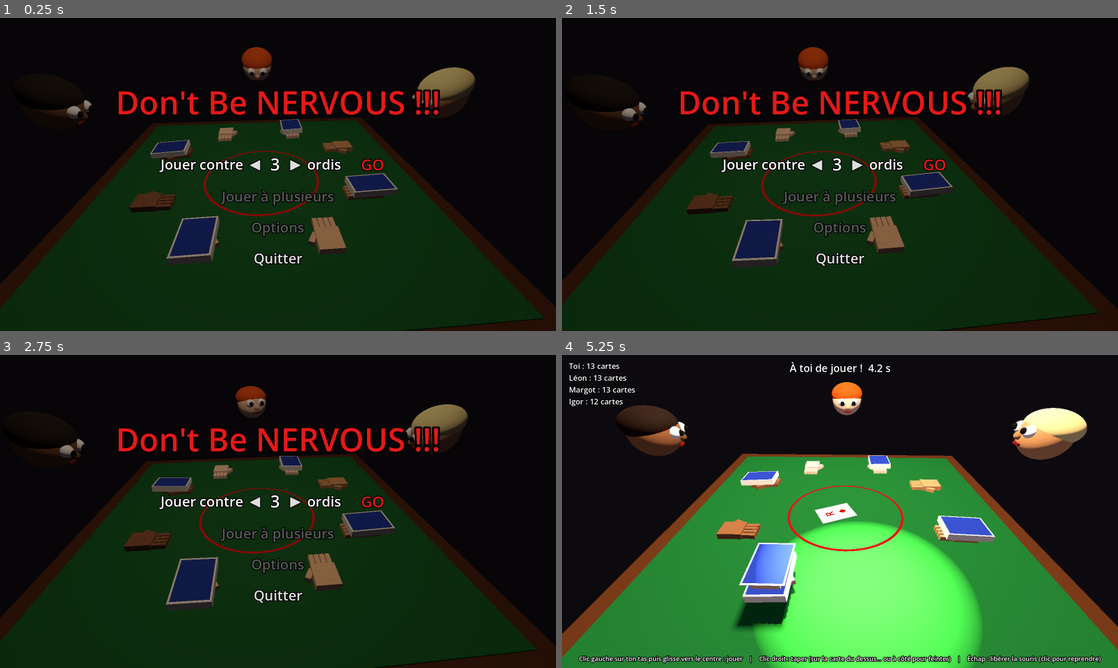
Above: before the commit, frames 1-4 (two rows, left to right).
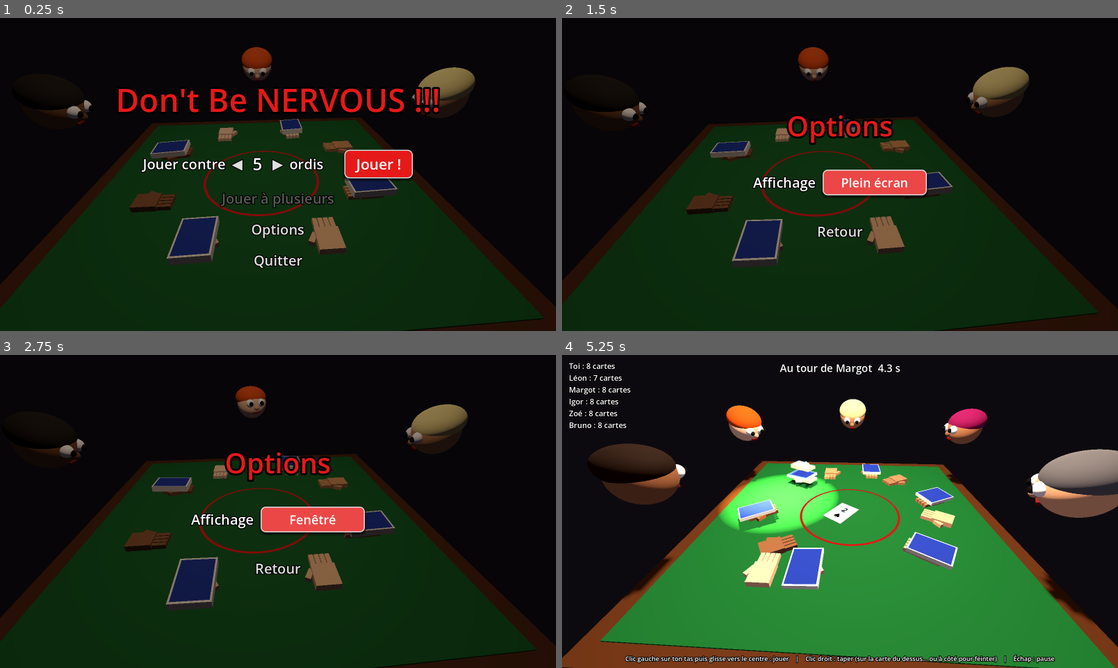
Above: after the commit, the same moments.

Repository: prenouil/Nervous
Game: Godot game, scene res://scenes/menu.tscn
The game is run twice, just before and just after one commit, with the same random seed, the same clock (stepped at 60 frames per second) and the same inputs.
Inputs (mouse positions are in pixels of both pictures, inside the frame that each line leads up to):
- Up to frame 1 (0.25 s): no input
- Up to frame 2 (1.5 s): click (840, 230) at 0.5 s, where only the run after the commit has a clickable "Options"; click (873, 183) at 1.25 s, where only the run after the commit has a clickable "Fenêtré"
- Up to frame 3 (2.75 s): click (311, 520) at 2 s, where only the run after the commit has a clickable "Plein écran"
- Up to frame 4 (5.25 s): click (840, 567) at 2.75 s, where only the run after the commit has a clickable "Retour"; click "GO" (after the commit: "Jouer !") at 3.5 s; tap Enter at 4.25 s; move the mouse to (867, 511) at 4.27 s; tap M at 4.35, 5.1 s; click (867, 511) at 4.42 s; move the mouse to (812, 511) at 5.02 s; click (812, 511) at 5.17 s

The runs differ from the first frame. In frame 1, 4.3% of the frame differs, in the area x 21-80%, y 22-80%; in frame 2, 6.4%; in frame 3, 6.4%; in frame 4, 44%, in the area x 0-100%, y 2-100%.

Commit message:
Menu : bouton Jouer !, 5 ordis par défaut, écran Options (plein écran) ; pause en jeu ; nouveau cri NERVOUS masculin
Co-Authored-By: Claude Opus 5.5 <noreply@anthropic.com>

Diff:
--- a/project.godot
+++ b/project.godot
@@ -14,12 +14,10 @@
 run/main_scene="res://scenes/menu.tscn"
 config/features=PackedStringArray("4.7", "Forward Plus")
 
-[audio]
-
-general/text_to_speech=true
 
 [autoload]
 
+Settings="*res://scripts/settings.gd"
 Music="*res://scripts/music.gd"
 
 [display]
--- a/scripts/main.gd
+++ b/scripts/main.gd
@@ -8,7 +8,7 @@
 const Cards = preload("res://scripts/cards.gd")
 const Table = preload("res://scripts/table.gd")
 
-const DEFAULT_BOTS := 3
+const DEFAULT_BOTS := 5
 const MAX_PLAYERS := 6
 const HUMAN := 0
 const NAMES := ["Toi", "Léon", "Margot", "Igor", "Zoé", "Bruno"]
@@ -92,6 +92,7 @@
 var _bot_hand_goal: Array[Vector3] = []  # position annoncée par le serveur pour la main droite des autres joueurs
 var hud_nervous: Label
 var hud_speed: Label
+var _pause_layer: CanvasLayer
 
 var _camera_pos := Vector3.ZERO
 var _camera_base := Basis()
@@ -419,9 +420,10 @@
 	hud_speed.add_theme_constant_override("outline_size", 20)
 	hud_speed.text = "La partie s'accélère !"
 	hud_speed.visible = false
+	_build_pause_menu()
 	var help := _hud_label(layer, 18, Control.PRESET_BOTTOM_WIDE, HORIZONTAL_ALIGNMENT_CENTER)
 	help.offset_top = -40
-	help.text = "Clic gauche sur ton tas puis glisse vers le centre : jouer    |    Clic droit : taper (sur la carte du dessus… ou à côté pour feinter)    |    Échap : libérer la souris (clic pour reprendre)"
+	help.text = "Clic gauche sur ton tas puis glisse vers le centre : jouer    |    Clic droit : taper (sur la carte du dessus… ou à côté pour feinter)    |    Échap : pause"
 
 
 func _hud_label(layer: CanvasLayer, size: int, preset: Control.LayoutPreset, align: HorizontalAlignment) -> Label:
@@ -641,8 +643,6 @@
 			get_tree().change_scene_to_file("res://scenes/menu.tscn")
 		elif event.keycode == KEY_R and _game_over:
 			get_tree().reload_current_scene()
-		elif event.keycode == KEY_ESCAPE:
-			Input.mouse_mode = Input.MOUSE_MODE_VISIBLE
 
 
 func _try_grab() -> void:
@@ -1224,7 +1224,6 @@
 
 # Fin de partie : on coupe tous les effets visuels et sonores en cours.
 func _stop_effects() -> void:
-	DisplayServer.tts_stop()
 	for buzz in _buzz_players:
 		buzz.stop()
 	_trauma = 0.0
@@ -1250,20 +1249,76 @@
 	player.play()
 
 
-# Cri « Nervouuuus !!! » : voix de synthèse du système si possible (anglaise de préférence,
-# lente et aiguë), sinon le cri synthétisé de secours.
+# Cri de terreur masculin, court : « AAAH ! ».
 func _shout_nervous() -> void:
-	var voices := DisplayServer.tts_get_voices_for_language("en")
-	if voices.is_empty():
-		voices = DisplayServer.tts_get_voices()
-	if voices.is_empty():
-		_play_ui_sound("nervous_cry", -2.0, 1.3)  # accéléré : cri plus court
-		return
-	DisplayServer.tts_stop()
-	DisplayServer.tts_speak("Nervous!", voices[0], 100, 1.6, 0.8)
+	_play_ui_sound("nervous_cry", -2.0)
 
 
 # Nouvelle manche plus rapide : grosse annonce au centre de l'écran.
 func _on_speed_changed(level: int) -> void:
 	hud_speed.text = "La partie s'accélère !\nNiveau %d" % (level + 1)
 	_show_banner(hud_speed)
+
+
+# --- Pause ----------------------------------------------------------------------------
+
+# Reçoit Échap même quand le jeu est en pause (le reste de la scène est alors figé).
+class PauseInput extends Node:
+	var on_escape: Callable
+
+	func _unhandled_input(event: InputEvent) -> void:
+		if event is InputEventKey and event.pressed and not event.echo and event.keycode == KEY_ESCAPE:
+			on_escape.call()
+			get_viewport().set_input_as_handled()
+
+
+func _build_pause_menu() -> void:
+	_pause_layer = CanvasLayer.new()
+	_pause_layer.layer = 10
+	_pause_layer.process_mode = Node.PROCESS_MODE_ALWAYS
+	_pause_layer.visible = false
+	add_child(_pause_layer)
+	var shade := ColorRect.new()
+	shade.color = Color(0, 0, 0, 0.6)
+	_pause_layer.add_child(shade)
+	shade.set_anchors_and_offsets_preset(Control.PRESET_FULL_RECT)
+	var center := CenterContainer.new()
+	_pause_layer.add_child(center)
+	center.set_anchors_and_offsets_preset(Control.PRESET_FULL_RECT)
+	var column := VBoxContainer.new()
+	column.add_theme_constant_override("separation", 24)
+	center.add_child(column)
+	var title := Label.new()
+	title.text = "Pause"
+	title.horizontal_alignment = HORIZONTAL_ALIGNMENT_CENTER
+	title.add_theme_font_size_override("font_size", 80)
+	title.add_theme_color_override("font_color", WARNING_RED)
+	title.add_theme_color_override("font_outline_color", Color.BLACK)
+	title.add_theme_constant_override("outline_size", 18)
+	column.add_child(title)
+	for entry in [["Continuer", func(): _set_paused(false)], ["Revenir au menu", _back_to_menu]]:
+		var button := Button.new()
+		button.text = entry[0]
+		button.flat = true
+		button.focus_mode = Control.FOCUS_NONE
+		button.add_theme_font_size_override("font_size", 40)
+		button.add_theme_color_override("font_outline_color", Color.BLACK)
+		button.add_theme_constant_override("outline_size", 10)
+		button.add_theme_color_override("font_hover_color", WARNING_RED)
+		button.pressed.connect(entry[1])
+		column.add_child(button)
+	var input := PauseInput.new()
+	input.process_mode = Node.PROCESS_MODE_ALWAYS
+	input.on_escape = func(): _set_paused(not get_tree().paused)
+	add_child(input)
+
+
+func _set_paused(paused: bool) -> void:
+	get_tree().paused = paused
+	_pause_layer.visible = paused
+	Input.mouse_mode = Input.MOUSE_MODE_VISIBLE if paused else Input.MOUSE_MODE_CAPTURED
+
+
+func _back_to_menu() -> void:
+	get_tree().paused = false
+	get_tree().change_scene_to_file("res://scenes/menu.tscn")
--- a/scripts/menu.gd
+++ b/scripts/menu.gd
@@ -9,6 +9,9 @@
 
 var _bot_label: Label
 var _bot_suffix: Label
+var _main_screen: VBoxContainer
+var _options_screen: VBoxContainer
+var _display_button: Button
 
 
 func _ready() -> void:
@@ -33,19 +36,22 @@
 	layer.add_child(center)
 	center.set_anchors_and_offsets_preset(Control.PRESET_FULL_RECT)
 
-	var column := VBoxContainer.new()
-	column.alignment = BoxContainer.ALIGNMENT_CENTER
-	column.add_theme_constant_override("separation", 26)
-	center.add_child(column)
+	var screens := VBoxContainer.new()
+	center.add_child(screens)
+	_main_screen = _build_main_screen()
+	screens.add_child(_main_screen)
+	_options_screen = _build_options_screen()
+	_options_screen.visible = false
+	screens.add_child(_options_screen)
+	_change_bots(0)
 
-	var title := _label("Don't Be NERVOUS !!!", 92)
-	title.add_theme_color_override("font_color", TITLE_RED)
-	title.add_theme_constant_override("outline_size", 22)
-	title.horizontal_alignment = HORIZONTAL_ALIGNMENT_CENTER
-	column.add_child(title)
+
+func _build_main_screen() -> VBoxContainer:
+	var column := _column()
+	column.add_child(_title("Don't Be NERVOUS !!!", 92))
 	column.add_child(_spacer(30))
 
-	# « Jouer contre ◀ 3 ▶ ordis   GO »
+	# « Jouer contre ◀ 5 ▶ ordis   [Jouer !] »
 	var row := HBoxContainer.new()
 	row.alignment = BoxContainer.ALIGNMENT_CENTER
 	row.add_theme_constant_override("separation", 14)
@@ -60,15 +66,46 @@
 	_bot_suffix = _label("", 40)
 	_bot_suffix.custom_minimum_size.x = 110
 	row.add_child(_bot_suffix)
-	var go := _button("GO", 44, _start_game)
-	go.add_theme_color_override("font_color", TITLE_RED)
-	go.custom_minimum_size.x = 130
-	row.add_child(go)
+	row.add_child(_spacer(0, 20))
+	row.add_child(_solid_button("Jouer !", 42, _start_game))
 
 	column.add_child(_menu_entry(_button("Jouer à plusieurs", 40, Callable()), true))
-	column.add_child(_menu_entry(_button("Options", 40, Callable()), true))
+	column.add_child(_menu_entry(_button("Options", 40, func(): _show_options(true)), false))
 	column.add_child(_menu_entry(_button("Quitter", 40, func(): get_tree().quit()), false))
-	_change_bots(0)
+	return column
+
+
+# Options : une seule pour l'instant, fenêtré ou plein écran (mémorisée entre deux lancements).
+func _build_options_screen() -> VBoxContainer:
+	var column := _column()
+	column.add_child(_title("Options", 80))
+	column.add_child(_spacer(20))
+	var row := HBoxContainer.new()
+	row.alignment = BoxContainer.ALIGNMENT_CENTER
+	row.add_theme_constant_override("separation", 20)
+	row.add_child(_label("Affichage", 40))
+	_display_button = _solid_button("", 36, _toggle_fullscreen)
+	_display_button.custom_minimum_size.x = 300
+	row.add_child(_display_button)
+	column.add_child(row)
+	column.add_child(_spacer(20))
+	column.add_child(_menu_entry(_button("Retour", 40, func(): _show_options(false)), false))
+	_refresh_display_button()
+	return column
+
+
+func _show_options(show: bool) -> void:
+	_main_screen.visible = not show
+	_options_screen.visible = show
+
+
+func _toggle_fullscreen() -> void:
+	Settings.set_fullscreen(not Settings.fullscreen)
+	_refresh_display_button()
+
+
+func _refresh_display_button() -> void:
+	_display_button.text = "Plein écran" if Settings.fullscreen else "Fenêtré"
 
 
 func _change_bots(step: int) -> void:
@@ -112,7 +149,48 @@
 	return button
 
 
-func _spacer(height: int) -> Control:
+func _spacer(height: int, width := 0) -> Control:
 	var spacer := Control.new()
-	spacer.custom_minimum_size.y = height
+	spacer.custom_minimum_size = Vector2(width, height)
 	return spacer
+
+
+func _column() -> VBoxContainer:
+	var column := VBoxContainer.new()
+	column.alignment = BoxContainer.ALIGNMENT_CENTER
+	column.add_theme_constant_override("separation", 26)
+	return column
+
+
+func _title(text: String, size: int) -> Label:
+	var title := _label(text, size)
+	title.add_theme_color_override("font_color", TITLE_RED)
+	title.add_theme_constant_override("outline_size", 22)
+	title.horizontal_alignment = HORIZONTAL_ALIGNMENT_CENTER
+	return title
+
+
+# Vrai bouton plein (fond rouge arrondi, plus clair au survol, plus sombre au clic).
+func _solid_button(text: String, size: int, action: Callable) -> Button:
+	var button := Button.new()
+	button.text = text
+	button.focus_mode = Control.FOCUS_NONE
+	button.add_theme_font_size_override("font_size", size)
+	button.add_theme_color_override("font_color", Color.WHITE)
+	button.add_theme_color_override("font_hover_color", Color.WHITE)
+	button.add_theme_color_override("font_pressed_color", Color(1, 1, 1, 0.8))
+	for state in [["normal", TITLE_RED], ["hover", TITLE_RED.lightened(0.2)], ["pressed", TITLE_RED.darkened(0.3)]]:
+		var style := StyleBoxFlat.new()
+		style.bg_color = state[1]
+		style.set_corner_radius_all(14)
+		style.set_content_margin_all(12)
+		style.content_margin_left = 34
+		style.content_margin_right = 34
+		style.border_color = Color(1, 1, 1, 0.85)
+		style.set_border_width_all(3)
+		style.shadow_color = Color(0, 0, 0, 0.6)
+		style.shadow_size = 6
+		style.shadow_offset = Vector2(0, 4)
+		button.add_theme_stylebox_override(state[0], style)
+	button.pressed.connect(action)
+	return button
--- a/scripts/music.gd
+++ b/scripts/music.gd
@@ -7,6 +7,7 @@
 
 
 func _ready() -> void:
+	process_mode = Node.PROCESS_MODE_ALWAYS  # continue pendant la pause
 	if not ResourceLoader.exists(MUSIC_PATH):
 		return
 	stream = load(MUSIC_PATH)
--- /dev/null
+++ b/scripts/settings.gd
@@ -0,0 +1,27 @@
+# Réglages du joueur, chargés au lancement (autoload) et mémorisés entre deux sessions.
+extends Node
+
+const SETTINGS_PATH := "user://settings.cfg"
+
+var fullscreen := false
+
+
+func _ready() -> void:
+	var config := ConfigFile.new()
+	if config.load(SETTINGS_PATH) == OK:
+		fullscreen = config.get_value("display", "fullscreen", false)
+	_apply()
+
+
+func set_fullscreen(value: bool) -> void:
+	fullscreen = value
+	_apply()
+	var config := ConfigFile.new()
+	config.set_value("display", "fullscreen", fullscreen)
+	config.save(SETTINGS_PATH)
+
+
+func _apply() -> void:
+	if DisplayServer.get_name() == "headless":
+		return
+	DisplayServer.window_set_mode(DisplayServer.WINDOW_MODE_FULLSCREEN if fullscreen else DisplayServer.WINDOW_MODE_WINDOWED)
--- a/tools/generate_sounds.gd
+++ b/tools/generate_sounds.gd
@@ -234,30 +234,52 @@
 	return out
 
 
-# Cri de secours (si aucune voix de synthèse n'est disponible) : « nèèr-vouuuuuus ! »,
-# voix aiguë qui monte sur le « ou » puis retombe, avec un « s » soufflé à la fin.
+# Cri de terreur masculin, court : « AAAH ! ». Voix d'homme qui part très haut dans l'aigu,
+# rauque et instable (tremblements, à-coups), sur la voyelle « a », puis se brise vers le grave.
 func _nervous_cry() -> PackedFloat32Array:
-	var duration := 1.7
+	var duration := 0.8
 	var out := _buffer(duration)
-	var phase := 0.0
-	var f1 := _lowpass(500.0)
-	var f2 := _lowpass(500.0)
-	var hiss := _lowpass(7000.0)
-	for i in out.size():
-		var t := float(i) / RATE
-		var pitch := 260.0 + 140.0 * sin(PI * clampf((t - 0.25) / 1.2, 0.0, 1.0))
-		pitch *= 1.0 + 0.03 * sin(TAU * 6.0 * t)
-		phase += pitch / RATE
+	var formants := [_resonator(780.0, 110.0), _resonator(1250.0, 140.0), _resonator(2600.0, 220.0)]
+	var formant_gains := [1.0, 0.7, 0.35]
+	var breath := _lowpass(4000.0)
+	var phase := 0.0
+	var jitter := 0.0
+	for i in out.size():
+		var t := float(i) / RATE
+		var u := t / duration
+		# Hauteur : attaque qui monte en flèche (≈ 180 → 420 Hz), tient, puis se brise.
+		var pitch := 180.0 + 240.0 * minf(t / 0.06, 1.0)
+		if u > 0.7:
+			pitch *= 1.0 - 0.45 * (u - 0.7) / 0.3
+		pitch *= 1.0 + 0.035 * sin(TAU * 9.0 * t)  # tremblement de peur
+		if i % 120 == 0:
+			jitter = rng.randf_range(-0.04, 0.04)  # voix instable
+		phase += pitch * (1.0 + jitter) / RATE
+		# Source rauque : impulsion glottale (dent de scie) + sous-harmonique + souffle.
 		var saw := 2.0 * fposmod(phase, 1.0) - 1.0
-		# « nèr » : son plus ouvert (formant plus aigu) ; « vouuu » : son fermé et sombre.
-		var openness := 1.0 if t < 0.25 else 0.35
-		var voiced := f2.call(f1.call(saw)) as float
-		var bright := saw * 0.15 * openness
-		var env := minf(t / 0.03, 1.0) * (1.0 if t < 1.35 else maxf(0.0, 1.0 - (t - 1.35) / 0.15))
-		var noise := rng.randf_range(-1.0, 1.0)
-		var s := (noise - (hiss.call(noise) as float)) * (1.0 if t > 1.4 and t < 1.65 else 0.0) * 0.6
-		out[i] = (voiced * 2.2 + bright) * env + s
-	return out
+		var sub := 0.35 * (2.0 * fposmod(phase * 0.5, 1.0) - 1.0)
+		var noise := (breath.call(rng.randf_range(-1.0, 1.0)) as float) * 0.5
+		var source := saw + sub + noise
+		var voice := 0.0
+		for k in formants.size():
+			voice += (formants[k].call(source) as float) * formant_gains[k]
+		var env := minf(t / 0.015, 1.0) * (1.0 if u < 0.75 else maxf(0.0, 1.0 - (u - 0.75) / 0.25))
+		out[i] = tanh(voice * 3.0) * env  # légère saturation : cri à pleins poumons
+	return out
+
+
+# Résonateur (filtre passe-bande à deux pôles) : imite un formant de la voix.
+func _resonator(freq: float, bandwidth: float) -> Callable:
+	var r := exp(-PI * bandwidth / RATE)
+	var a1 := 2.0 * r * cos(TAU * freq / RATE)
+	var a2 := -r * r
+	var gain := 1.0 - r
+	var state := [0.0, 0.0]
+	return func(x: float) -> float:
+		var y: float = gain * x + a1 * state[0] + a2 * state[1]
+		state[1] = state[0]
+		state[0] = y
+		return y
 
 
 # Musique du jeu en boucle (2 minutes, composition originale) : enjouée et sautillante,
Not shown, added: scripts/settings.gd.uid
Not shown, changed: docs/regles.md
Not shown, changed: sounds/music.wav
Not shown, changed: sounds/nervous_cry.wav
